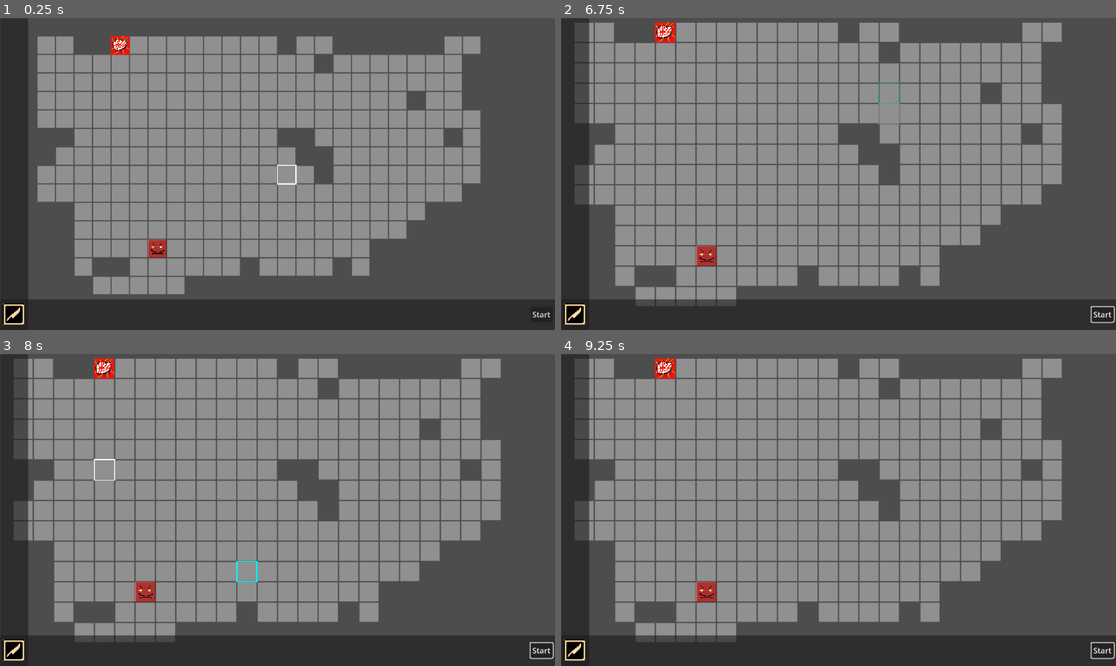
Above: before the commit, frames 1-4 (two rows, left to right).
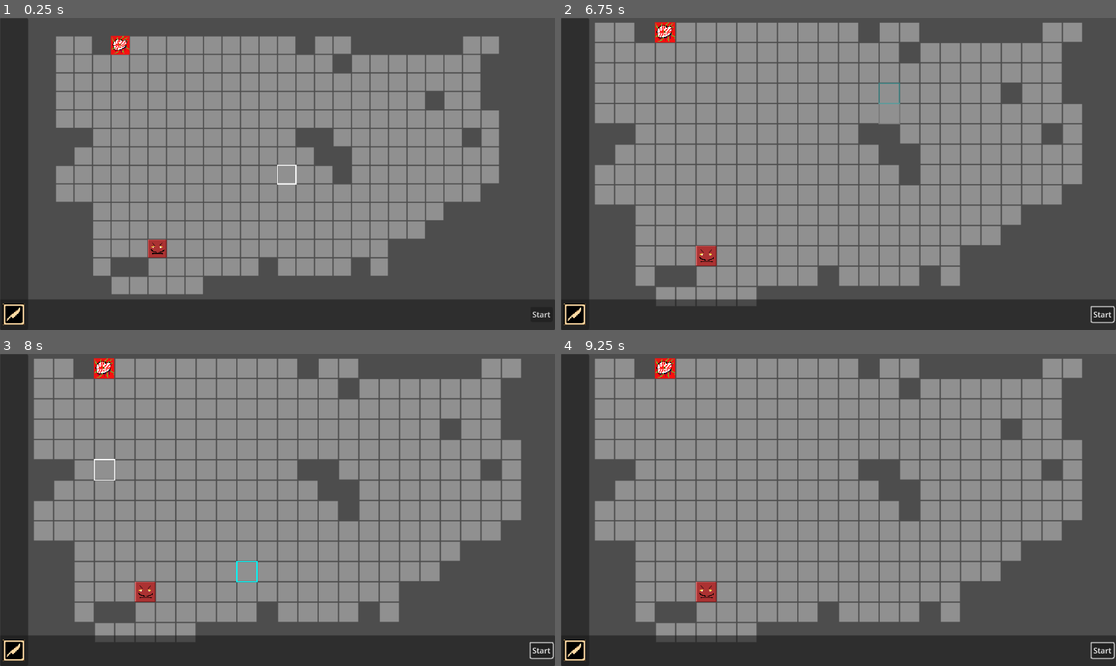
Above: after the commit, the same moments.

Repository: wilkesreid/new-game-project
Game: Godot game, scene res://main.tscn
Same seed, same stepped clock (60 frames per second), same inputs: the game is played once before the commit and once after it.
Inputs (mouse positions are in pixels of both pictures, inside the frame that each line leads up to):
- Up to frame 1 (0.25 s): no input
- Up to frame 2 (6.75 s): click "Start" at 0.5 s; click "Start" at 1.25 s; click (577, 314) at 2 s; click (577, 314) at 2.75 s; click (577, 314) at 3.5 s; click "Start" at 4.25 s; tap Enter at 5 s; move the mouse to (960, 158) at 5.02 s; press the mouse at (960, 158) at 5.03 s; release the mouse at (960, 158) at 5.75 s; tap Space at 5.75 s; drag from (727, 189) to (810, 236) at 5.77 s; move the mouse to (894, 105) at 6.52 s; press the mouse at (894, 105) at 6.53 s; tap Mouse wheel up (camera_zoom_in) at 6.6 s
- Up to frame 3 (8 s): release the mouse at (333, 441) at 7.25 s; drag from (249, 572) to (111, 463) at 7.27 s
- Up to frame 4 (9.25 s): move the mouse to (1005, 556) at 8.02 s; press the mouse at (1005, 556) at 8.03 s; release the mouse at (1005, 556) at 8.75 s; tap Enter at 8.75 s; drag from (672, 463) to (755, 432) at 8.77 s

The runs differ from the first frame. In frame 1, 9.0% of the frame differs, in the area x 6-90%, y 5-89%; in frame 2, 11%, in the area x 2-94%, y 1-93%; in frame 3, 11%; in frame 4, 11%.

Commit message:
Fixed bug with await

Diff:
--- a/enemies.gd
+++ b/enemies.gd
@@ -8,16 +8,16 @@
       for enemy in enemies:
         enemy.moves = enemy.speed
         await move_algo(enemy)
-    await get_tree().create_timer(0).timeout
+    await instant()
     State.phase = State.PHASE.MOVE
   )
 
 func move_algo(enemy : Enemy):
+  await instant()
   var result = get_closest_unit_path(enemy)
   var path = result[0]
   var target_unit = result[1]
   if path.size() == 0:
-    await get_tree().create_timer(0).timeout
     return
   var move_path_size = path.size() - 1
   var moves_done = 0
@@ -31,21 +31,22 @@
     moves_done += 1
     # if enemy is in range to use their ability, go ahead and use it
     did_ability = await try_ability(enemy, path, target_unit, moves_done)
-    await get_tree().create_timer(State.game_speed).timeout
+    await tick()
     if did_ability:
       break
 
 func try_ability(enemy : Enemy, path : Array[Vector2i], target_unit : Placeable, moves_done : int) -> bool:
+  await instant()
   if enemy.abilities.size() > 0:
     var ability = enemy.abilities[0]
     if ability.distance >= (path.size() - moves_done):
       State.start_ability(ability, enemy)
-      await get_tree().create_timer(State.game_speed).timeout # show indicators, wait a beat, then execute ability
-      assert(State.ability_unit is Enemy, 'was about to start ability for enemy, but enemy is no longer valid. enemy may have been removed since starting the ability')
-      ability.execute(target_unit.index)
+      assert(State.ability_unit is Enemy, 'just started an ability, but it\'s already ended')
+      await tick() # show indicators, wait a beat, then execute ability
+      assert(State.ability_unit is Enemy, 'was about to start ability for enemy, but ability unit is no longer valid. ability may have been ended')
+      await ability.execute(target_unit.index)
       return true
     else:
-      await get_tree().create_timer(0).timeout
       return false
   else:
     return false
@@ -70,3 +71,12 @@
   enemies.erase(enemy)
   if enemies.size() == 0:
     State.phase = State.PHASE.WIN
+
+func wait(time : float):
+  await get_tree().create_timer(time).timeout
+
+func instant():
+  await wait(0)
+
+func tick():
+  await wait(State.game_speed)
--- a/main.gd
+++ b/main.gd
@@ -44,36 +44,36 @@
 		else:
 			# we clicked on a tile
 			var unit = State.at_selected()
-			if !State.is_phase(State.PHASE.MOVE):
+			var path = Asg.get_id_path(State.selected, Coord.mouse_index())
+			if (
+				!State.is_phase(State.PHASE.MOVE)
+				or !unit
+				or unit is not Friendly
+				or (!State.doing_ability and (
+					State.has_at_mouse()
+					or path.size() == 0
+					or path.size() > unit.moves
+				))
+			):
 				select_at_mouse()
-			elif !unit or unit is not Friendly:
-				select_at_mouse()
+				return
+			# we're in the move phase, and we have a unit selected
+			if !State.doing_ability:
+				# we clicked on a tile we can move to
+				State.clear_selection()
+				for tile in path:
+					unit.move_to(tile)
+					await get_tree().create_timer(State.game_speed).timeout
 			else:
-				# we're in the move phase, and we have a unit selected
-				if !State.doing_ability:
-					if State.has_at_mouse():
-						select_at_mouse()
-					else:
-						# we aren't doing an ability, and we clicked on an empty tile
-						var path = Asg.get_id_path(State.selected, Coord.mouse_index())
-						if path.size() == 0 or path.size() > unit.moves:
-							select_at_mouse()
-						else:
-							# we clicked on a tile we can move to
-							State.clear_selection()
-							for tile in path:
-								unit.move_to(tile)
-								await get_tree().create_timer(State.game_speed).timeout
-							State.select_index(unit.index)
+				if State.ability_unit is Enemy:
+					return
+				# we're doing an ability
+				var ability = State.current_ability
+				var p = Asg.get_id_path_ignore_dest(State.selected, Coord.mouse_index())
+				if p.size() > 0 and p.size() <= ability.distance:
+					ability.execute(Coord.mouse_index())
 				else:
-					# we're doing an ability
-					var ability = State.current_ability
-					var path = Asg.get_id_path_ignore_dest(State.selected, Coord.mouse_index())
-					if path.size() > 0 and path.size() <= ability.distance:
-						ability.execute(Coord.mouse_index())
-						State.end_ability()
-					else:
-						State.end_ability()
+					State.end_ability()
 
 func _process(delta: float) -> void:
 	if Input.is_action_just_pressed('quit'):
--- a/main.tscn
+++ b/main.tscn
@@ -97,6 +97,7 @@
 
 [node name="TileMapLayer" type="TileMapLayer" parent="GameLayer/BackBufferCopy"]
 texture_filter = 2
+position = Vector2(32, 0)
 tile_map_data = PackedByteArray("AAAEAAQAAAAAAAAAAAAFAAQAAAAAAAAAAAAGAAQAAAAAAAAAAAAHAAQAAAAAAAAAAAAIAAQAAAAAAAAAAAAJAA …(4112 unchanged characters)…
 tile_set = SubResource("TileSet_kacxt")
 script = ExtResource("3_j7jyc")
--- a/placeable.gd
+++ b/placeable.gd
@@ -8,3 +8,7 @@
 
 func _ready() -> void:
   State.add(index, self)
+
+
+func wait(time : int):
+  await get_tree().create_timer(time).timeout
--- a/unit.gd
+++ b/unit.gd
@@ -67,6 +67,7 @@
       old_segment.queue_free()
 
 func take_damage(amount : int) -> void:
+  await wait(0)
   if amount <= 0:
     return
   for i in range(amount):
Not shown, changed: export_presets.cfg
